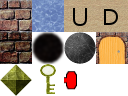
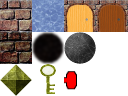
Layered file, before and after one edit (w=128, h=96). Changes by layer:
painted on "Background" over [64, 0, 128, 64]
